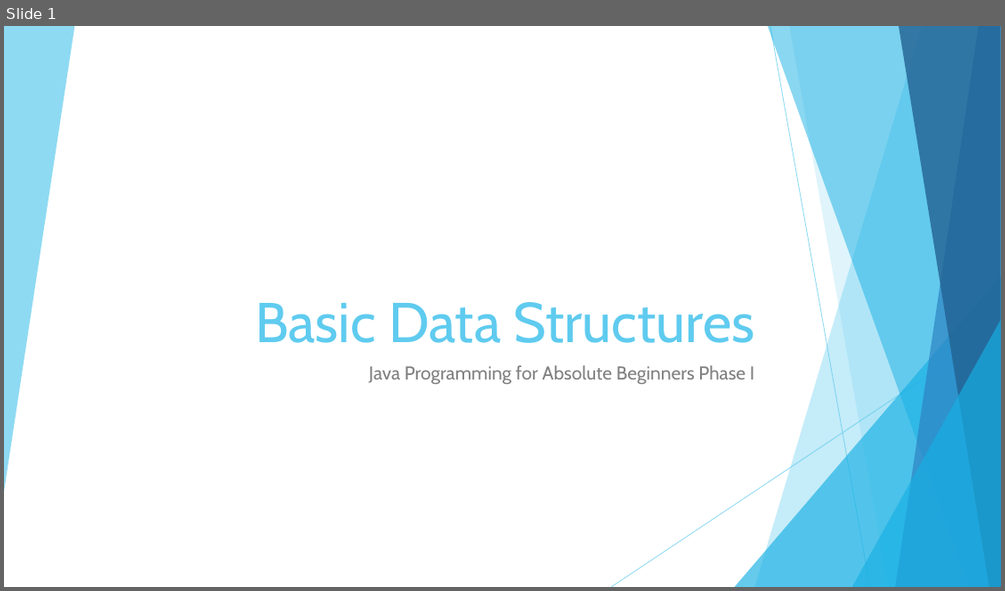
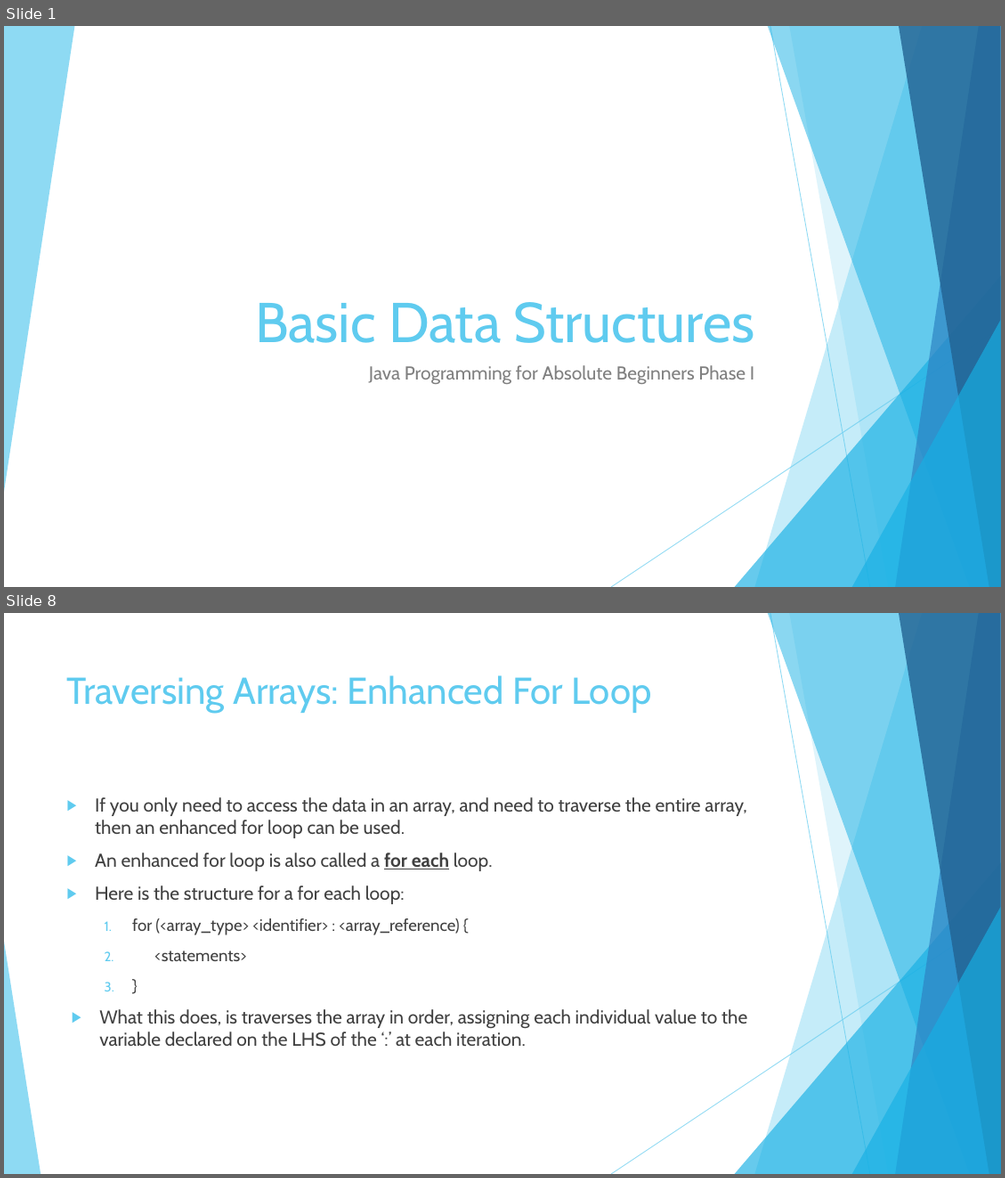
Before and after one commit to JoseRivas1998/Java-Game-Development-For-Absolute-Beginners, a slide deck: Slides/Lesson1.5.pptx. Shown one above the other, each under a label of ours: slide 1 before the commit, slides 1 and 8 after it; the slides between them are not shown. The pictures are 1005x591 and 1005x1178 pixels, drawn with LibreOffice and Linux fonts; fonts in the diff are those of the drawing. Boxes give left, top, right and bottom in pixels: in the first picture for what was removed or moved away, otherwise in the second. Text is boxed around its words. In the diff, an @@ line names an element or a change of style, - is before the commit and + after.

```diff
--- a/Slides/Lesson1.5.pptx
+++ b/Slides/Lesson1.5.pptx
@@ slide 8 added at box(4, 613, 1001, 1174), background #FFFFFF; not listed: 9 template elements that a slide beside it also shows @@
@@ title added at box(67, 675, 651, 713), 36 pt, text #5FCBEF @@
+Traversing Arrays: Enhanced For Loop
@@ text added at box(95, 797, 747, 1046), 18 pt, text #404040 @@
+▶ If you only need to access the data in an array, and need to traverse the entire array, then an enhanced for loop can be used.
+▶ An enhanced for loop is also called a for each loop.
+▶ Here is the structure for a for each loop:
+  1. for (<array_type> <identifier> : <array_reference) {
+  2. <statements>
+  3. }
+▶ What this does, is traverses the array in order, assigning each individual value to the variable declared on the LHS of the ‘:’ at each iteration.
@@ triangle added at box(4, 941, 40, 1174), fill #5FCBEF at 70% opacity @@
```
Also in this commit, not shown: 9 other slides added, 11 other files.
